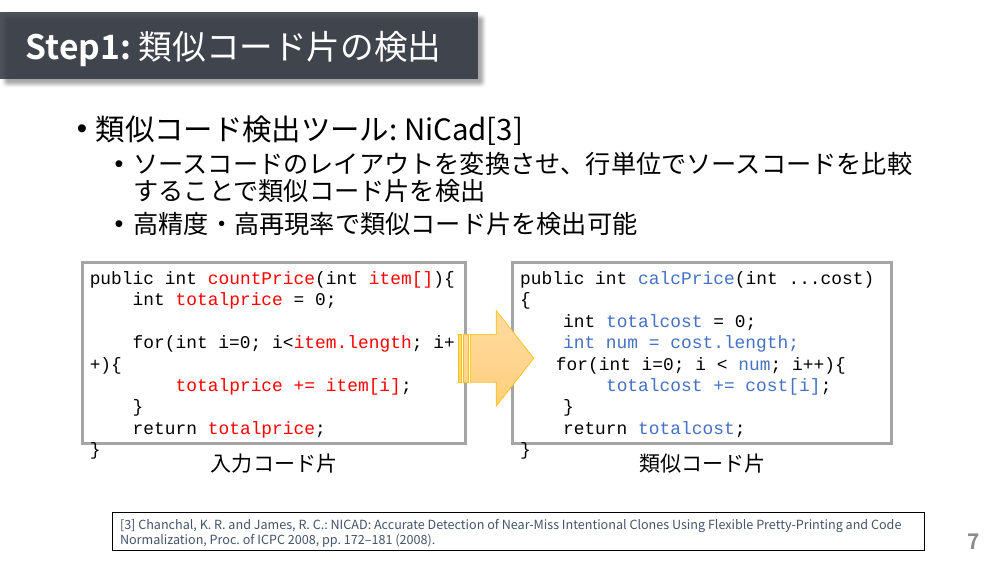
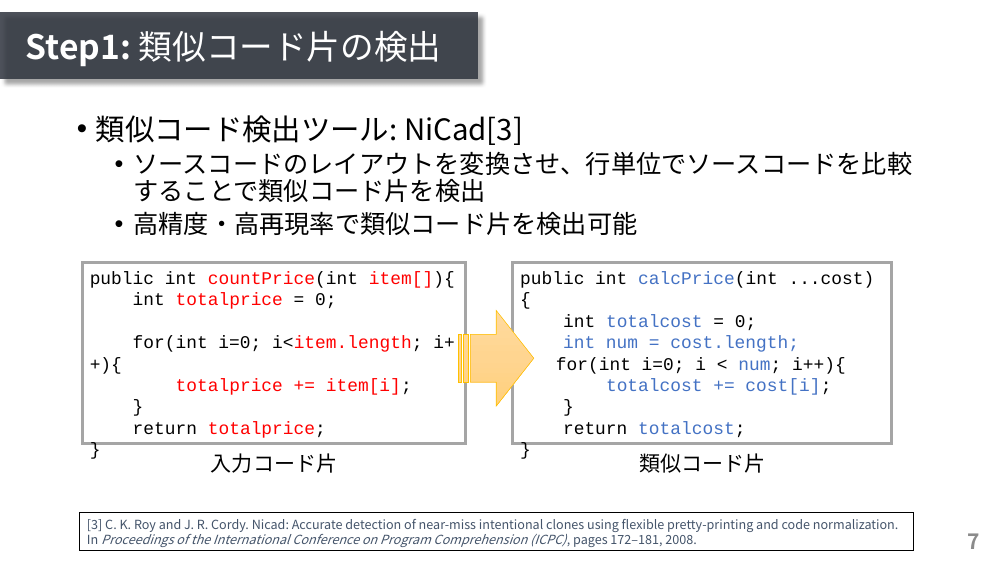
Before and after one commit to ryosuke-ku/mthesis2020-pre, a slide deck: slide 7 of presentation_kurachi.pptx. Drawn at 1008x567 pixels with LibreOffice and Linux fonts; fonts in the diff are those of the drawing. Boxes give left, top, right and bottom in pixels: in the first picture for what was removed or moved away, otherwise in the second. Text is boxed around its words. In the diff, an @@ line names an element or a change of style, - is before the commit and + after.

```diff
--- a/presentation_kurachi.pptx
+++ b/presentation_kurachi.pptx
@@ rectangle "[3] C. K. Roy and ...": place and size @@
-rectangle "[3] C. K. Roy and ..." at box(113, 513, 925, 551)
+rectangle "[3] C. K. Roy and ..." at box(79, 513, 913, 551)
@@ text in rectangle at box(87, 519, 898, 547): text changed @@
-[3] Chanchal, K. R. and James, R. C.: NICAD: Accurate Detection of Near-Miss Intentional Clones Using Flexible Pretty-Printing and Code Normalization, Proc. of ICPC 2008, pp. 172–181 (2008).
+[3] C. K. Roy and J. R. Cordy. Nicad: Accurate detection of near-miss intentional clones using ﬂexible pretty-printing and code normalization. In Proceedings of the International Conference on Program Comprehension (ICPC), pages 172–181, 2008.
```
Also in this commit, not shown: 3 other slides changed, 2 other files.
